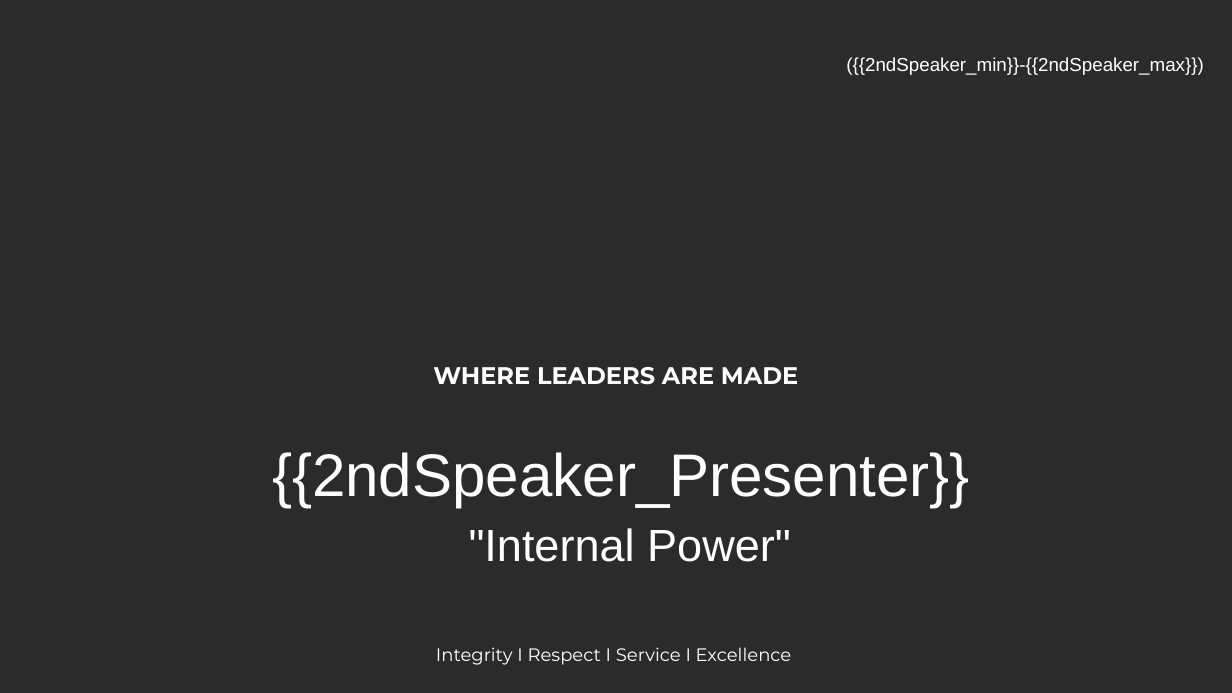
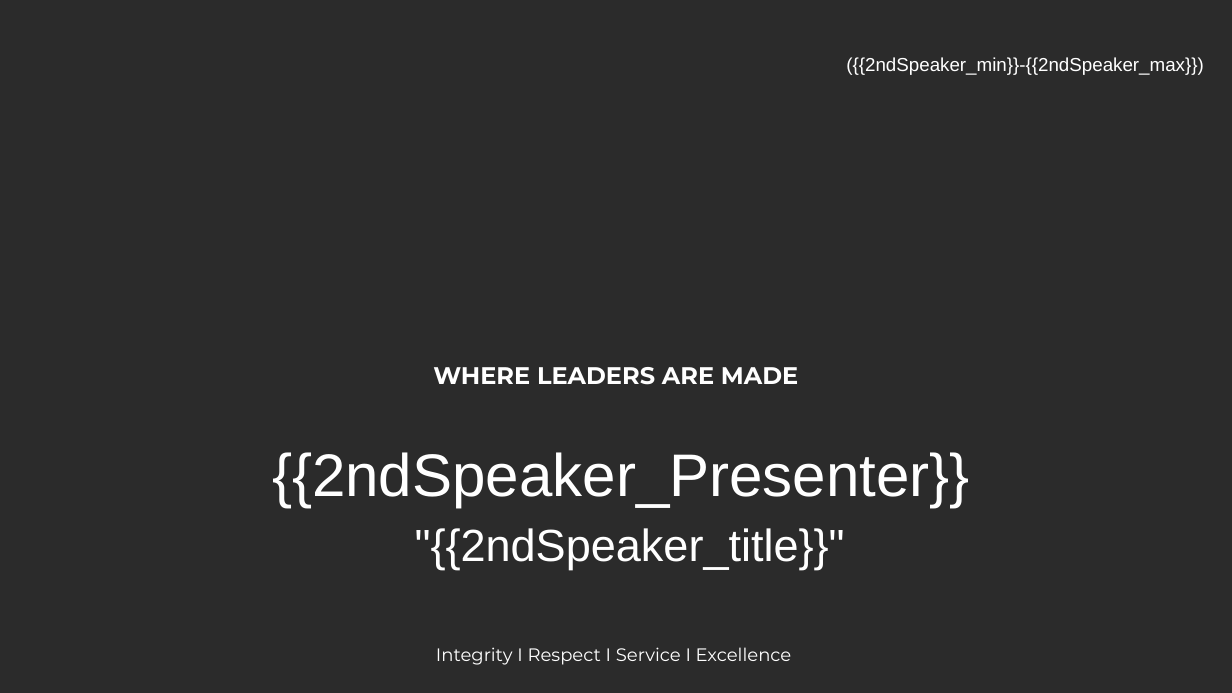
Before and after one commit to haakoaho/EasySpeakTemplate, a slide deck: slide 8 of template.odp. Drawn at 1232x693 pixels with LibreOffice and Linux fonts; fonts in the diff are those of the drawing; background and template pictures are left out; a plain dark background stands for a picture behind light text. Boxes give left, top, right and bottom in pixels: in the first picture for what was removed or moved away, otherwise in the second. Text is boxed around its words. In the diff, an @@ line names an element or a change of style, - is before the commit and + after.

```diff
--- a/template.odp
+++ b/template.odp
@@ text at <box>415,528,845,569</box>: text changed @@
-"Internal Power"
+"{{2ndSpeaker_title}}"
```
Also in this commit, not shown: 6 other slides changed, 1 slide added, 1 slide removed, 1 other file.
